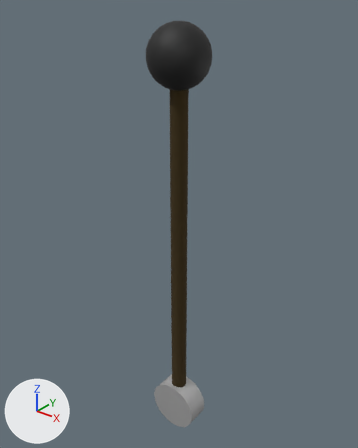
Renders of the Blender file assets/models/rubber_mallet_hammer.blend from each side of a commit.
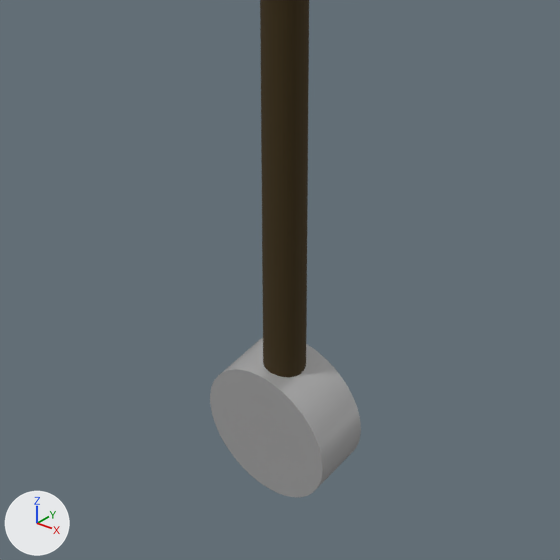
There are two pictures of each version: one whole from a 50 mm lens placed at (1.065, -1.332, 1.723), pointed at (-0.035, 0.044, 0.871), one close up on the part from 24% to 75% of the width and 59% to 100% of the height. The lights are fixed; the arrows at lower left show +X, +Y and +Z.

Objects in the first close-up: 'Cylinder.010', 'RubberMalletHammer'.
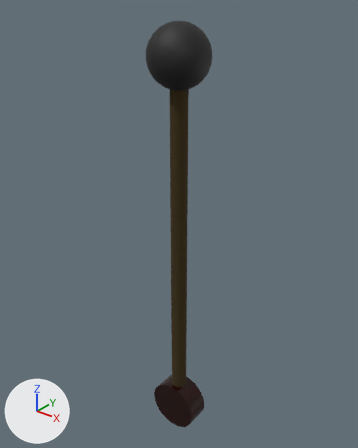
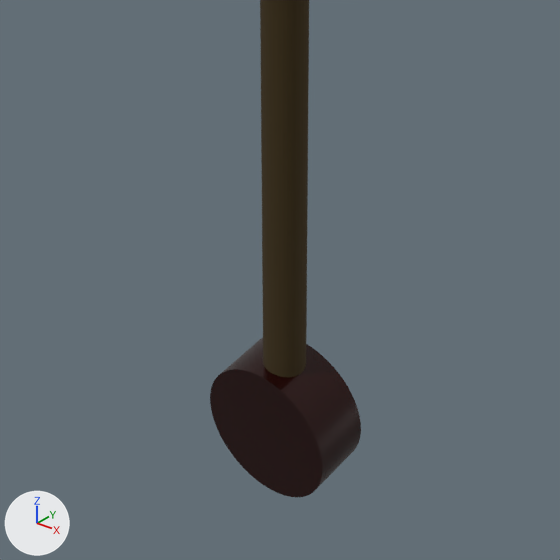
Pixel boxes (x1, y1, x2, y2) of what changed, in the close-ups (560 x 560 px):
'RubberMalletHammer', recoloured (grey to black): (210, 338, 361, 497) in both

Patch to the scene script:
```diff
--- a/assets/models/rubber_mallet_hammer.blend.py
+++ b/assets/models/rubber_mallet_hammer.blend.py
@@ mat_dull_chrome @@
 mat_dull_chrome = principled_material('Dull Chrome')
-mat_dull_chrome.base_color = (0.508, 0.508, 0.508)  # grey #bdbdbd
+mat_dull_chrome.base_color = (0.0239, 0.0025, 0.00187)  # black #2b0806
 mat_dull_chrome.metallic = 0.367
```
